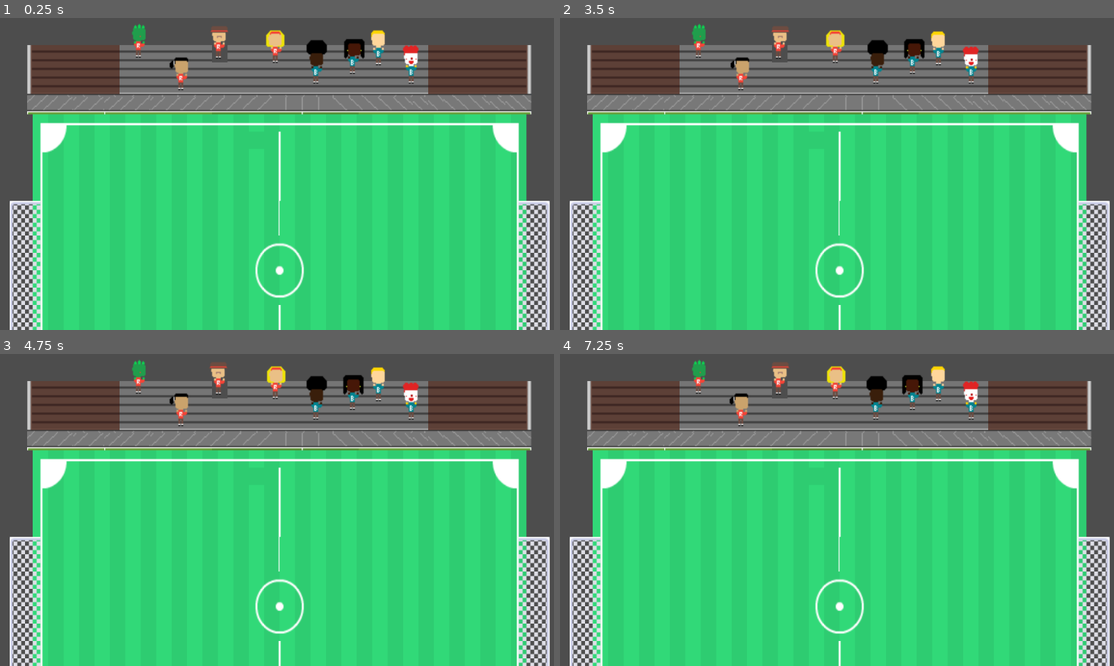
Above: before the commit, frames 1-4 (two rows, left to right).
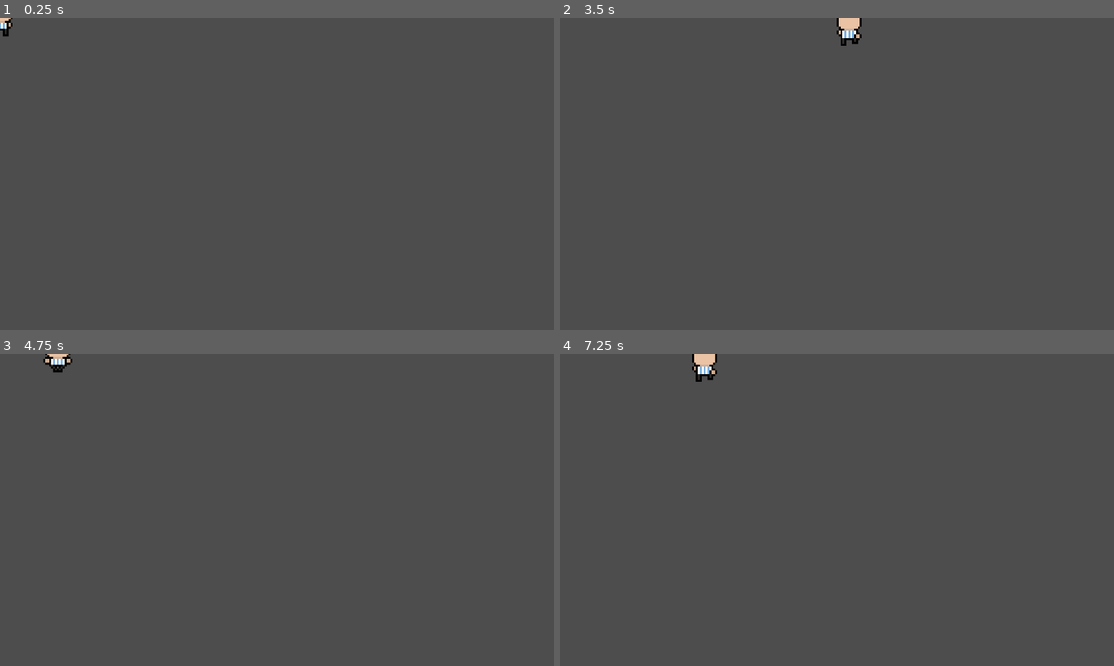
Above: after the commit, the same moments.

Repository: HatakekkSheeshh/Tiny_Football
Game: Godot game, scene res://GameObject/Player.tscn
The game is run twice, just before and just after one commit, with the same random seed, the same clock (stepped at 60 frames per second) and the same inputs. Before the commit the project starts from res://Scenes/tilemap.tscn.
Inputs:
- Up to frame 1 (0.25 s): no input
- Up to frame 2 (3.5 s): hold D (ui_right) 0.53-1.28 s; hold S (ui_down) 1.28-2.03 s; hold D (ui_right) 2.03-2.78 s; hold W (ui_up) from 2.78 s (still down)
- Up to frame 3 (4.75 s): release W (ui_up) at 3.53 s; hold A (ui_left, bound only after the commit) from 3.53 s (still down)
- Up to frame 4 (7.25 s): release A (ui_left, bound only after the commit) at 5.03 s; hold S (ui_down) 5.03-5.78 s; hold D (ui_right) 5.78-6.53 s; hold W (ui_up) from 6.53 s (still down)

The runs differ from the first frame. In frame 1, 79% of the frame differs, in the area x 0-100%, y 0-100%; in frame 2, 79%, in the area x 1-100%, y 0-100%; in frame 3, 79%; in frame 4, 79%.

Commit message:
WASD 4 player object

Diff:
--- /dev/null
+++ b/kick-&-score/GameObject/Player.tscn
@@ -0,0 +1,151 @@
+[gd_scene load_steps=23 format=3 uid="uid://6eiaw7m0ntao"]
+
+[ext_resource type="Script" uid="uid://br3o0a08ocy0v" path="res://GameObject/player.gd" id="1_6iuh6"]
+[ext_resource type="Texture2D" uid="uid://h0xgxlhtefob" path="res://Assets/Free Football Assets/Footballers/Argentina/idle.png" id="1_6wbdd"]
+[ext_resource type="Texture2D" uid="uid://b44b6elumb25i" path="res://Assets/Free Football Assets/Footballers/Argentina/back.png" id="2_6iuh6"]
+[ext_resource type="Texture2D" uid="uid://c8gqhp1t4rdt6" path="res://Assets/Free Football Assets/Footballers/Argentina/front.png" id="3_7tsdg"]
+[ext_resource type="Texture2D" uid="uid://bwm3hprh6wp2k" path="res://Assets/Free Football Assets/Footballers/Argentina/walk.png" id="4_tcgth"]
+
+[sub_resource type="AtlasTexture" id="AtlasTexture_8trj2"]
+atlas = ExtResource("1_6wbdd")
+region = Rect2(0, 0, 13, 19)
+
+[sub_resource type="AtlasTexture" id="AtlasTexture_gu026"]
+atlas = ExtResource("1_6wbdd")
+region = Rect2(13, 0, 13, 19)
+
+[sub_resource type="AtlasTexture" id="AtlasTexture_x1hkc"]
+atlas = ExtResource("1_6wbdd")
+region = Rect2(26, 0, 13, 19)
+
+[sub_resource type="AtlasTexture" id="AtlasTexture_w71tv"]
+atlas = ExtResource("1_6wbdd")
+region = Rect2(39, 0, 13, 19)
+
+[sub_resource type="AtlasTexture" id="AtlasTexture_hn888"]
+atlas = ExtResource("2_6iuh6")
+region = Rect2(0, 0, 13, 19)
+
+[sub_resource type="AtlasTexture" id="AtlasTexture_djqyw"]
+atlas = ExtResource("2_6iuh6")
+region = Rect2(13, 0, 13, 19)
+
+[sub_resource type="AtlasTexture" id="AtlasTexture_mlbbu"]
+atlas = ExtResource("2_6iuh6")
+region = Rect2(26, 0, 13, 19)
+
+[sub_resource type="AtlasTexture" id="AtlasTexture_eqelj"]
+atlas = ExtResource("2_6iuh6")
+region = Rect2(39, 0, 13, 19)
+
+[sub_resource type="AtlasTexture" id="AtlasTexture_5s0ko"]
+atlas = ExtResource("3_7tsdg")
+region = Rect2(0, 0, 13, 19)
+
+[sub_resource type="AtlasTexture" id="AtlasTexture_7pc6b"]
+atlas = ExtResource("3_7tsdg")
+region = Rect2(13, 0, 13, 19)
+
+[sub_resource type="AtlasTexture" id="AtlasTexture_omuqm"]
+atlas = ExtResource("3_7tsdg")
+region = Rect2(26, 0, 13, 19)
+
+[sub_resource type="AtlasTexture" id="AtlasTexture_iyh5q"]
+atlas = ExtResource("3_7tsdg")
+region = Rect2(39, 0, 13, 19)
+
+[sub_resource type="AtlasTexture" id="AtlasTexture_kwlk6"]
+atlas = ExtResource("4_tcgth")
+region = Rect2(0, 0, 15, 19)
+
+[sub_resource type="AtlasTexture" id="AtlasTexture_0q6wg"]
+atlas = ExtResource("4_tcgth")
+region = Rect2(15, 0, 15, 19)
+
+[sub_resource type="AtlasTexture" id="AtlasTexture_tctkd"]
+atlas = ExtResource("4_tcgth")
+region = Rect2(30, 0, 15, 19)
+
+[sub_resource type="AtlasTexture" id="AtlasTexture_3ge4w"]
+atlas = ExtResource("4_tcgth")
+region = Rect2(45, 0, 15, 19)
+
+[sub_resource type="SpriteFrames" id="SpriteFrames_lxa44"]
+animations = [{
+"frames": [{
+"duration": 1.0,
+"texture": SubResource("AtlasTexture_8trj2")
+}, {
+"duration": 1.0,
+"texture": SubResource("AtlasTexture_gu026")
+}, {
+"duration": 1.0,
+"texture": SubResource("AtlasTexture_x1hkc")
+}, {
+"duration": 1.0,
+"texture": SubResource("AtlasTexture_w71tv")
+}],
+"loop": true,
+"name": &"idle",
+"speed": 5.0
+}, {
+"frames": [{
+"duration": 1.0,
+"texture": SubResource("AtlasTexture_hn888")
+}, {
+"duration": 1.0,
+"texture": SubResource("AtlasTexture_djqyw")
+}, {
+"duration": 1.0,
+"texture": SubResource("AtlasTexture_mlbbu")
+}, {
+"duration": 1.0,
+"texture": SubResource("AtlasTexture_eqelj")
+}],
+"loop": true,
+"name": &"walk_back",
+"speed": 5.0
+}, {
+"frames": [{
+"duration": 1.0,
+"texture": SubResource("AtlasTexture_5s0ko")
+}, {
+"duration": 1.0,
+"texture": SubResource("AtlasTexture_7pc6b")
+}, {
+"duration": 1.0,
+"texture": SubResource("AtlasTexture_omuqm")
+}, {
+"duration": 1.0,
+"texture": SubResource("AtlasTexture_iyh5q")
+}],
+"loop": true,
+"name": &"walk_front",
+"speed": 5.0
+}, {
+"frames": [{
+"duration": 1.0,
+"texture": SubResource("AtlasTexture_kwlk6")
+}, {
+"duration": 1.0,
+"texture": SubResource("AtlasTexture_0q6wg")
+}, {
+"duration": 1.0,
+"texture": SubResource("AtlasTexture_tctkd")
+}, {
+"duration": 1.0,
+"texture": SubResource("AtlasTexture_3ge4w")
+}],
+"loop": true,
+"name": &"walk_side",
+"speed": 15.0
+}]
+
+[node name="player" type="CharacterBody2D"]
+script = ExtResource("1_6iuh6")
+
+[node name="CollisionShape2D" type="CollisionShape2D" parent="."]
+
+[node name="AnimatedSprite2D" type="AnimatedSprite2D" parent="."]
+sprite_frames = SubResource("SpriteFrames_lxa44")
+animation = &"walk_side"
--- /dev/null
+++ b/kick-&-score/GameObject/player.gd
@@ -0,0 +1,70 @@
+extends CharacterBody2D
+
+const SPEED = 100.0
+var current_dir = "none"
+
+func _ready() -> void:
+	$AnimatedSprite2D.play("idle")
+
+func _physics_process(delta: float) -> void:
+	player_movement(delta)
+
+func player_movement(delta: float):
+	if Input.is_action_pressed("ui_right"):
+		current_dir = "right"
+		play_anim(1)
+		velocity.x = SPEED
+		velocity.y = 0
+	elif Input.is_action_pressed("ui_left"):
+		current_dir = "left"
+		play_anim(1)
+		velocity.x = - SPEED
+		velocity.y = 0
+	elif Input.is_action_pressed("ui_down"):
+		current_dir = "down"
+		play_anim(1)
+		velocity.x = 0
+		velocity.y = SPEED
+	elif Input.is_action_pressed("ui_up"):
+		current_dir = "up"
+		play_anim(1)
+		velocity.x = 0
+		velocity.y = - SPEED
+	else:
+		play_anim(0)
+		velocity.x = 0
+		velocity.y = 0
+
+	move_and_slide()
+
+func play_anim(movement):
+	var dir = current_dir
+	var anim = $AnimatedSprite2D
+
+	if dir == "right":
+		anim.flip_h = false
+		if movement == 1:
+			anim.play("walk_side")
+		elif movement == 0:
+			anim.play("idle")
+
+	if dir == "left":
+		anim.flip_h = true
+		if movement == 1:
+			anim.play("walk_side")
+		elif movement == 0:
+			anim.play("idle")
+
+	if dir == "up":
+		anim.flip_h = false
+		if movement == 1:
+			anim.play("walk_back")
+		elif movement == 0:
+			anim.play("idle")
+
+	if dir == "down":
+		anim.flip_h = false
+		if movement == 1:
+			anim.play("walk_front")
+		elif movement == 0:
+			anim.play("idle")
--- a/kick-&-score/project.godot
+++ b/kick-&-score/project.godot
@@ -11,15 +11,19 @@
 [application]
 
 config/name="Kick_&_Score"
-run/main_scene="uid://bhnvfig8rs04g"
+run/main_scene="uid://6eiaw7m0ntao"
 config/features=PackedStringArray("4.5", "Forward Plus")
 config/icon="res://icon.svg"
+
+[display]
+
+window/stretch/scale=4.0
 
 [input]
 
 ui_left={
 "deadzone": 0.5,
-"events": [Object(InputEventKey,"resource_local_to_scene":false,"resource_name":"","device":-1,"window_id":0,"alt_pressed":false,"shift_pressed":true,"ctrl_pressed":false,"meta_pressed":false,"pressed":false,"keycode":65,"physical_keycode":0,"key_label":0,"unicode":65,"location":0,"echo":false,"script":null)
+"events": [Object(InputEventKey,"resource_local_to_scene":false,"resource_name":"","device":-1,"window_id":0,"alt_pressed":false,"shift_pressed":false,"ctrl_pressed":false,"meta_pressed":false,"pressed":false,"keycode":65,"physical_keycode":0,"key_label":0,"unicode":97,"location":0,"echo":false,"script":null)
 , Object(InputEventJoypadButton,"resource_local_to_scene":false,"resource_name":"","device":0,"button_index":13,"pressure":0.0,"pressed":false,"script":null)
 , Object(InputEventJoypadMotion,"resource_local_to_scene":false,"resource_name":"","device":0,"axis":0,"axis_value":-1.0,"script":null)
 ]
@@ -45,3 +49,7 @@
 , Object(InputEventJoypadMotion,"resource_local_to_scene":false,"resource_name":"","device":0,"axis":1,"axis_value":1.0,"script":null)
 ]
 }
+
+[rendering]
+
+textures/canvas_textures/default_texture_filter=0
Not shown, added: kick-&-score/GameObject/player.gd.uid
